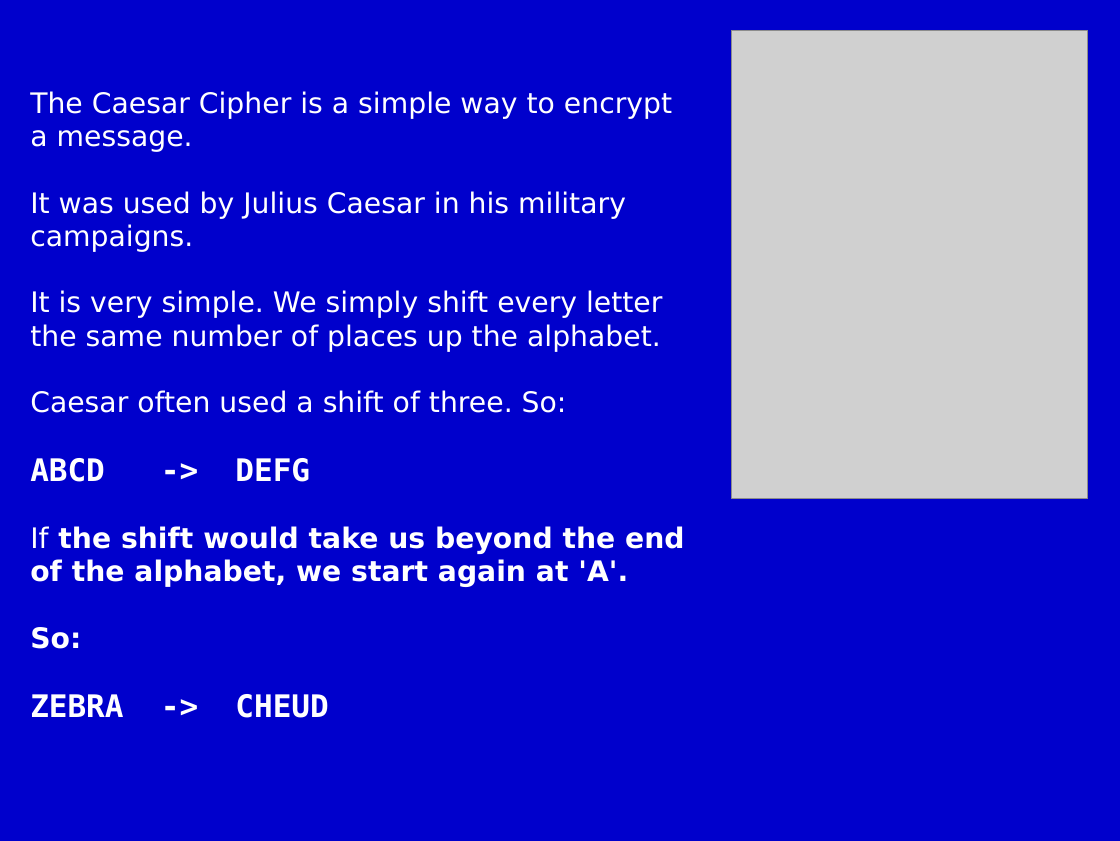
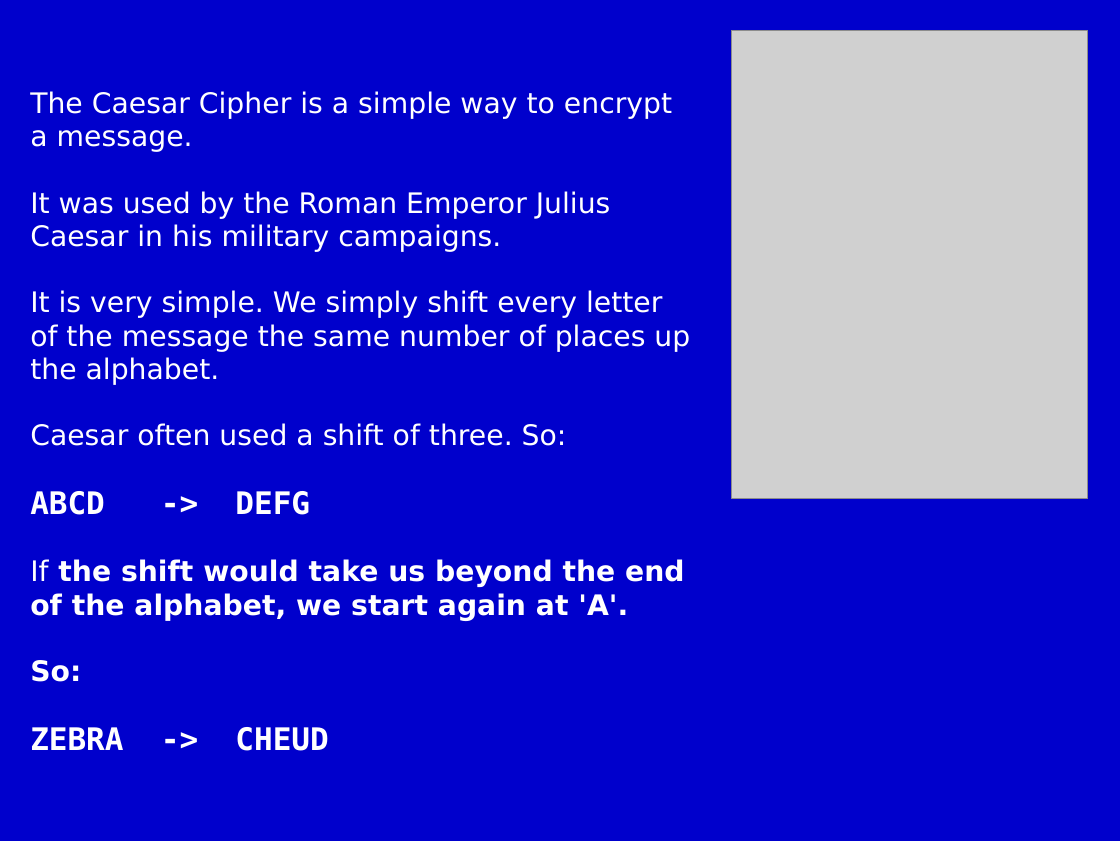
Before and after one commit to m-tranter/cathedral, a slide deck: slide 2 of scratch/scratch8.ppt. Drawn at 1120x841 pixels with LibreOffice and Linux fonts; fonts in the diff are those of the drawing; grey boxes stand for pictures. Boxes give left, top, right and bottom in pixels: in the first picture for what was removed or moved away, otherwise in the second. Text is boxed around its words. In the diff, an @@ line names an element or a change of style, - is before the commit and + after.

```diff
--- a/scratch/scratch8.ppt
+++ b/scratch/scratch8.ppt
@@ text at bbox=[30, 191, 690, 385]: text changed @@
-It was used by Julius Caesar in his military campaigns.
-It is very simple. We simply shift every letter the same number of places up the alphabet.
+It was used by the Roman Emperor Julius Caesar in his military campaigns.
+It is very simple. We simply shift every letter of the message the same number of places up the alphabet.
```
Also in this commit, not shown: 4 other slides changed, 1 slide added, 3 other files.
